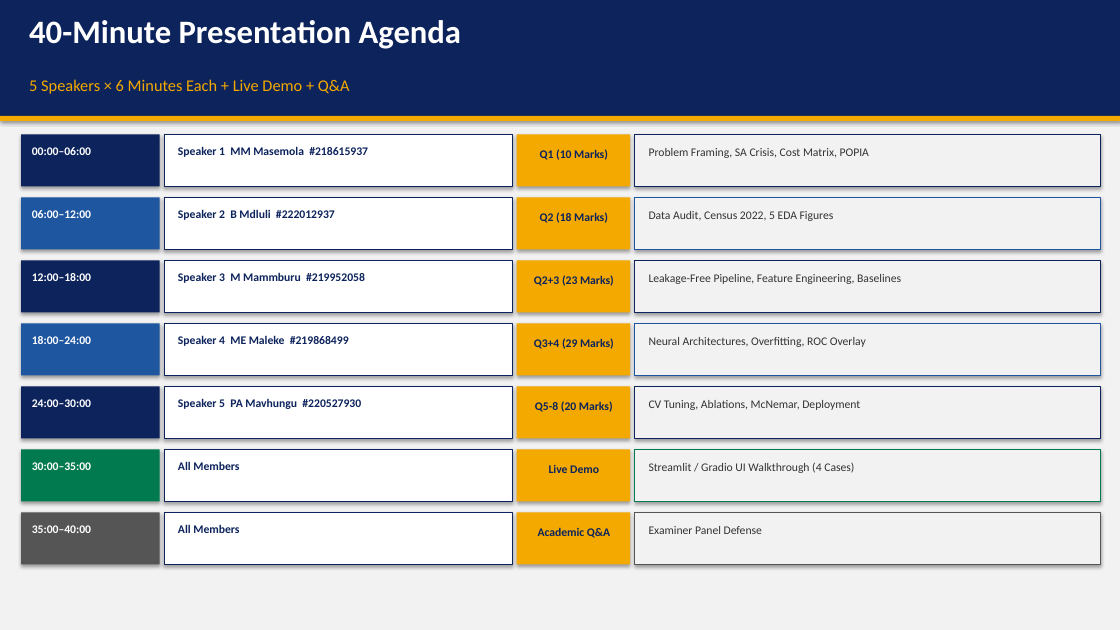
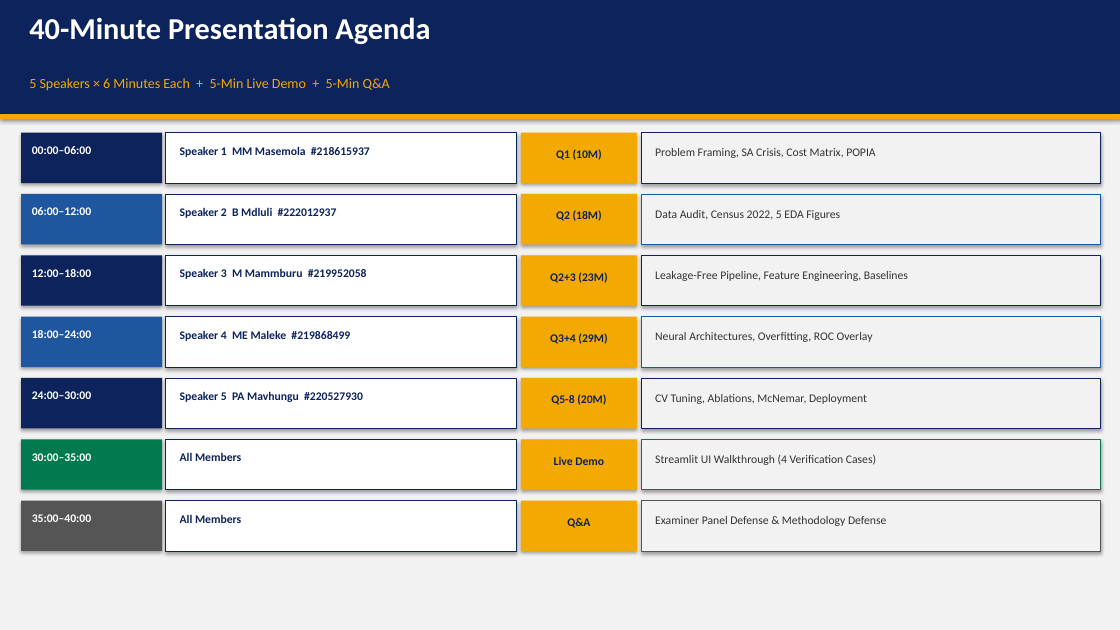
Before and after one commit to mrTruth-code/South-African-Municipal-Service-Delivery-Risk-Triage-System, a slide deck: slide 2 of docs/presentation.pptx. Drawn at 1120x630 pixels with LibreOffice and Linux fonts; fonts in the diff are those of the drawing. Boxes give left, top, right and bottom in pixels: in the first picture for what was removed or moved away, otherwise in the second. Text is boxed around its words. In the diff, an @@ line names an element or a change of style, - is before the commit and + after.

```diff
--- a/docs/presentation.pptx
+++ b/docs/presentation.pptx
@@ text "40-Minute Presentation Agenda" at <box>29,17,430,44</box>: size 28 to 26 pt @@
@@ text at <box>29,78,390,91</box>: text changed; size 14 to 12 pt @@
-5 Speakers × 6 Minutes Each + Live Demo + Q&A
+5 Speakers × 6 Minutes Each + 5-Min Live Demo + 5-Min Q&A
@@ rectangle: place and size @@
-rectangle at <box>21,134,160,187</box>
+rectangle at <box>21,133,162,183</box>
@@ rectangle: place and size @@
-rectangle at <box>164,134,513,187</box>
+rectangle at <box>166,133,517,183</box>
@@ rectangle: place and size @@
-rectangle at <box>517,134,630,187</box>
+rectangle at <box>521,133,637,183</box>
@@ text at <box>556,149,602,160</box>: text changed @@
-Q1 (10 Marks)
+Q1 (10M)
@@ rectangle: place and size @@
-rectangle at <box>634,134,1101,187</box>
+rectangle at <box>641,133,1101,183</box>
@@ text "Problem Framing, SA Crisis, Cost ...": place and size @@
-text "Problem Framing, SA Crisis, Cost ..." at <box>649,148,869,158</box>
+text "Problem Framing, SA Crisis, Cost ..." at <box>655,148,875,158</box>
@@ rectangle: place and size @@
-rectangle at <box>634,197,1101,250</box>
+rectangle at <box>641,194,1101,245</box>
@@ text "Data Audit, Census 2022, 5 ...": place and size @@
-text "Data Audit, Census 2022, 5 ..." at <box>649,211,834,221</box>
+text "Data Audit, Census 2022, 5 ..." at <box>655,210,840,220</box>
@@ text at <box>556,210,602,221</box>: text changed @@
-Q2 (18 Marks)
+Q2 (18M)
@@ rectangle: place and size @@
-rectangle at <box>634,260,1101,313</box>
+rectangle at <box>641,255,1101,306</box>
@@ text "Leakage-Free Pipeline, Feature Engineering, Baselines": place and size @@
-text "Leakage-Free Pipeline, Feature Engineering, Baselines" at <box>649,274,901,284</box>
+text "Leakage-Free Pipeline, Feature Engineering, Baselines" at <box>655,271,908,281</box>
@@ text at <box>550,272,607,283</box>: text changed @@
-Q2+3 (23 Marks)
+Q2+3 (23M)
@@ 6 rectangles, 4 texts: place and size @@
-6 rectangles, 4 texts at <box>21,197,513,376</box>
+6 rectangles, 4 texts at <box>21,194,517,367</box>
@@ 3 rectangles: place and size @@
-3 rectangles at <box>517,197,630,376</box>
+3 rectangles at <box>521,194,637,367</box>
@@ rectangle: place and size @@
-rectangle at <box>634,323,1101,376</box>
+rectangle at <box>641,317,1101,367</box>
@@ text "Neural Architectures, Overfitting, ROC Overlay": place and size @@
-text "Neural Architectures, Overfitting, ROC Overlay" at <box>649,337,866,347</box>
+text "Neural Architectures, Overfitting, ROC Overlay" at <box>655,332,873,342</box>
@@ text at <box>550,333,607,344</box>: text changed @@
-Q3+4 (29 Marks)
+Q3+4 (29M)
@@ text "Speaker 5 PA Mavhungu #220527930": place and size @@
-text "Speaker 5 PA Mavhungu #220527930" at <box>178,398,361,409</box>
+text "Speaker 5 PA Mavhungu #220527930" at <box>180,391,363,402</box>
@@ rectangle: place and size @@
-rectangle at <box>634,386,1101,439</box>
+rectangle at <box>641,378,1101,429</box>
@@ text "CV Tuning, Ablations, McNemar, Deployment": place and size @@
-text "CV Tuning, Ablations, McNemar, Deployment" at <box>649,400,860,410</box>
+text "CV Tuning, Ablations, McNemar, Deployment" at <box>655,394,867,404</box>
@@ text at <box>551,394,606,405</box>: text changed @@
-Q5-8 (20 Marks)
+Q5-8 (20M)
@@ rectangle: place and size @@
-rectangle at <box>634,450,1101,502</box>
+rectangle at <box>641,439,1101,490</box>
@@ text "Live Demo": place and size @@
-text "Live Demo" at <box>549,465,599,473</box>
+text "Live Demo" at <box>554,457,604,465</box>
@@ text at <box>655,454,876,465</box>: text changed @@
-Streamlit / Gradio UI Walkthrough (4 Cases)
+Streamlit UI Walkthrough (4 Verification Cases)
@@ 6 rectangles, 5 texts: place and size @@
-6 rectangles, 5 texts at <box>21,386,513,565</box>
+6 rectangles, 5 texts at <box>21,378,517,551</box>
@@ 3 rectangles: place and size @@
-3 rectangles at <box>517,386,630,565</box>
+3 rectangles at <box>521,378,637,551</box>
@@ rectangle: place and size @@
-rectangle at <box>634,513,1101,565</box>
+rectangle at <box>641,501,1101,551</box>
@@ text at <box>567,518,590,528</box>: text changed @@
-Academic Q&A
+Q&A
@@ text at <box>655,516,886,526</box>: text changed @@
-Examiner Panel Defense
+Examiner Panel Defense & Methodology Defense
```
Also in this commit, not shown: 17 other slides changed, 1 slide added, 1 slide removed, 1 other file.
